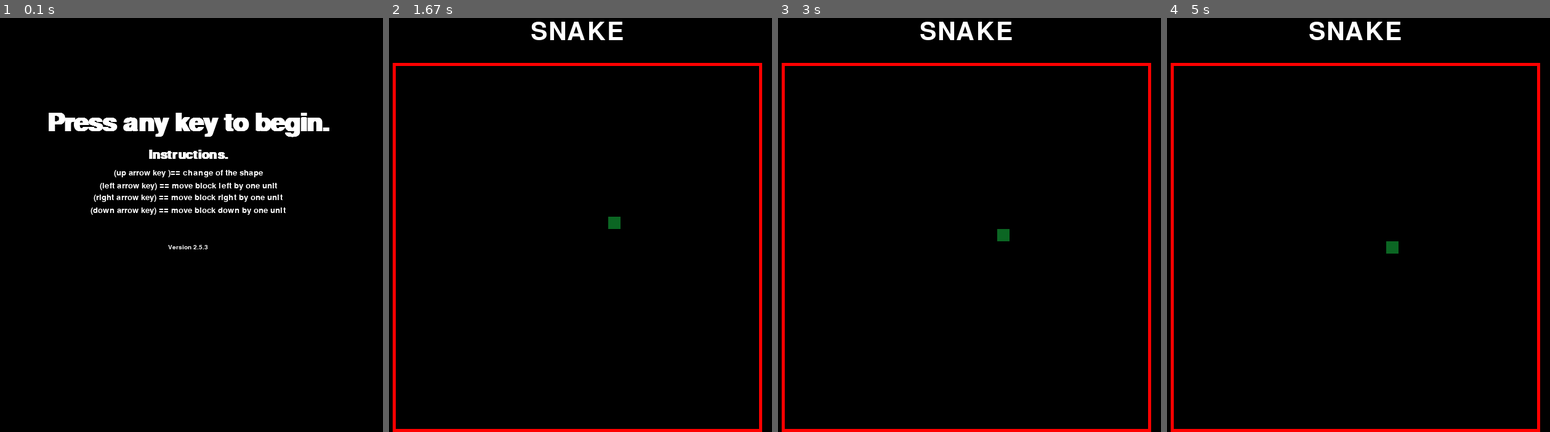
Above: before the commit, frames 1-4 (left to right).
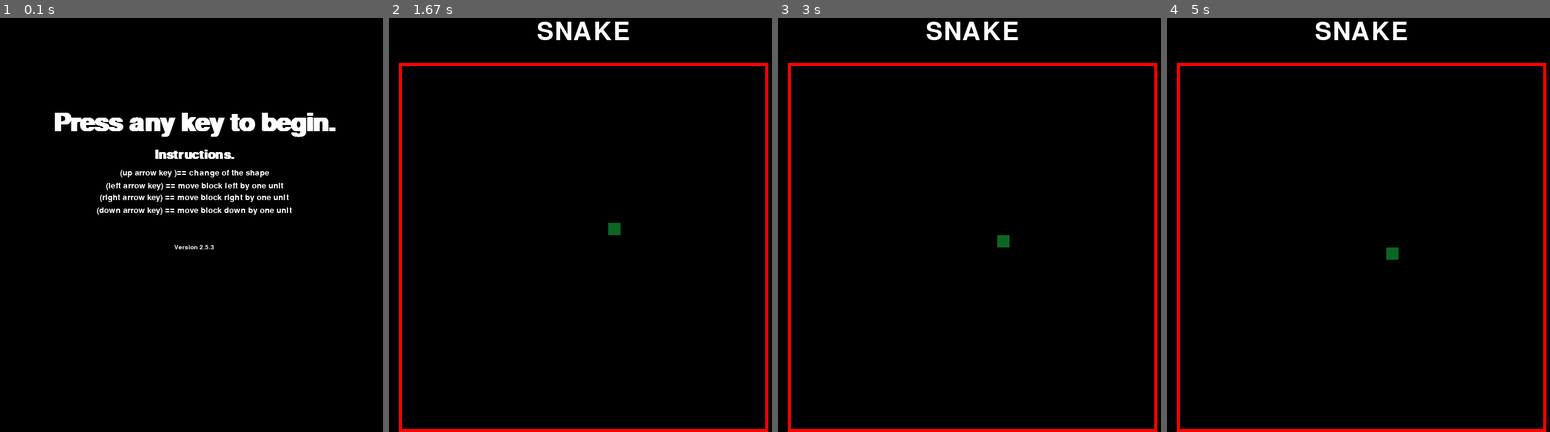
Above: after the commit, the same moments.

Repository: mohitiitr/snake-pygame
Game: pygame game, started from version 1/snake.py
Same seed, same stepped clock (60 frames per second), same inputs: the game is played once before the commit and once after it.
Inputs:
- Up to frame 1 (0.1 s): no input
- Up to frame 2 (1.67 s): hold Left 0.33-0.87 s; hold Down 0.9-1.2 s
- Up to frame 3 (3 s): no input
- Up to frame 4 (5 s): no input

The runs differ from the first frame. In frame 1, 3.7% of the frame differs, in the area x 12-88%, y 22-56%; in frame 2, 3.7%; in frame 3, 3.7%; in frame 4, 3.7%.

Commit message:
food issues

Diff:
--- a/version 1/snake.py
+++ b/version 1/snake.py
@@ -1,5 +1,5 @@
 import pygame
-import random
+from random import randint
 
 
 
@@ -13,7 +13,7 @@
 play_height = 600  # meaning 600 // 30 = 20 height per blo ck
 block_size = 20 # block size
 
-top_left_x = 50 # top left x of play area
+top_left_x = 60 # top left x of play area
 top_left_y = s_height - play_height # top left y of play area
 
 
@@ -27,8 +27,48 @@
 #colors of food that will be generated
 food_colors = [(0, 255, 0), (255, 0, 0), (0, 255, 255), (255, 255, 0), (255, 165, 0), (0, 0, 255), (128, 0, 128)]
 
+food = (-1,-1)
+is_food_not_there = True
+
 # snake color
 snake_color = (11,102,35)#forest green
+
+def is_food_eaten(x,y,surface):
+    global food
+    global is_food_not_there
+
+    if (x>= food[0]-block_size and x<= food[0] + block_size) and (y>= food[1]-block_size and y<= food[1] + block_size):
+        pygame.draw.rect(surface, (0,0,0), ( food[0], food[1], block_size, block_size), 0)
+        is_food_not_there = True
+        return True
+    return False
+
+
+def check_food_loc_valid(x,y):
+    global snake
+    for item in snake:
+        if x== item[0] and y == item[1]:
+            return False
+    return True
+
+
+def generate_food(surface):
+    global is_food_not_there
+
+    x = top_left_x +block_size * randint(1 , 29)
+    y = top_left_y +block_size * randint(1 , 29)
+    if check_food_loc_valid(x,y) :
+        #true means return this food value else generatenew one
+        is_food_not_there = False
+        pygame.draw.rect(surface, snake_color, ( x, y, block_size, block_size), 0)
+        return (x,y)
+
+    else :
+        return generate_food(surface)
+
+
+
+
 
 
 def draw_text_atXY(text, size, color, surface ,x = play_width/2 ,  y = play_height/2 , isbold = True):
@@ -83,13 +123,10 @@
 
     surface.blit(label, (top_left_x + play_width / 2 - (label.get_width() / 2), 30))# 30 here denotes distance from the top
 
-    # for i in range(len(grid)):
-    #     for j in range(len(grid[i])):
-    #         pygame.draw.rect(surface, grid[i][j], (top_left_x + j* block_size, top_left_y + i * block_size, block_size, block_size), 0)
-
     # draw mesh
     # IF YOU WANT TO DISABLE / DRAW THE MESH JUST COMMENT / UNCOMMENT THE LINE OF CODE BELOW
     # draw_mesh(surface, 30, 30)
+
     #border
     pygame.draw.rect(surface, (255, 0, 0), (top_left_x, top_left_y, play_width, play_height), 5)
     # pygame.display.update()
@@ -117,11 +154,6 @@
 def make_snake_move(surface):
     global snake
     global direction
-
-    # draw_text_middle('make snake move', 50, (255,255,255), win)
-    # pygame.display.update()
-    # pygame.time.delay(2000)
-    # draw_text_middle('make snake move' ,50, (0,0,0), win)
 
     pygame.display.update()
     #remove last snake block
@@ -153,20 +185,22 @@
     if is_next_move_valid(x_new , y_new) :
 
 
-        # draw_text_middle(''+str(x_new) + " " + str(y_new), 50, (255,255,255), win)
-        # pygame.display.update()
-        # pygame.time.delay(2000)
-        # draw_text_middle(''+str(x_new) + " " + str(y_new), 50, (0,0,0), win)
+        if is_food_eaten(x_new,y_new,surface):
+            one = 1 # random stuff to make work go
+        else :
+            #remove last element in snake
+            snake.pop()
+            # delete the last snake block
+            pygame.draw.rect(surface, (0,0,0), ( y,  x, block_size, block_size), 0)
+
 
         # add new point to the snake
         snake.insert(0,(x_new , y_new))
-        #remove last element in snake
-        snake.pop()
+
         # draw the new snake block on the screen
         pygame.draw.rect(surface, snake_color, ( y_new, x_new, block_size, block_size), 0)
 
-        # delete the last snake block
-        pygame.draw.rect(surface, (0,0,0), ( y,  x, block_size, block_size), 0)
+
 
         return True
 
@@ -184,7 +218,8 @@
     # if direction is 0 (right) , 1(up) , 2(left ) or 3 (down)
     global direction
 
-
+    global food
+    global is_food_not_there
 
     # to run the game
     run = True
@@ -197,6 +232,11 @@
 
     # snakes's speed
     move_speed = 0.27
+
+
+    is_food_not_there = True
+    food_time =0
+    food_speed = 1.5 # food will appear after 0.5 seconds after being consumed
 
     draw_window(win)
     # pygame.draw.rect(win, snake_color, ( top_left_x + 10, top_left_y +10* block_size, block_size, block_size), 0)
@@ -210,7 +250,17 @@
 
 
         move_time += clock.get_rawtime()
+        food_time += clock.get_rawtime()
         clock.tick()
+
+        # FOOD APPEARING CODE
+        if food_time/1000 >= food_speed:
+            food_time =0
+            if is_food_not_there :
+                food = generate_food(win)
+                is_food_not_there = False
+
+
 
         # SNAKE MOVING CODE
         if move_time/1000 >= move_speed:
@@ -260,6 +310,8 @@
     draw_text_middle("You Lost !!", 50, (255,255,255), win)
     snake = [(top_left_x + play_width/2 , top_left_y+ play_height/2)]
     direction = 1
+    food = (-1,-1)
+    is_food_not_there = True
     pygame.display.update()
     pygame.time.delay(2000)
 
